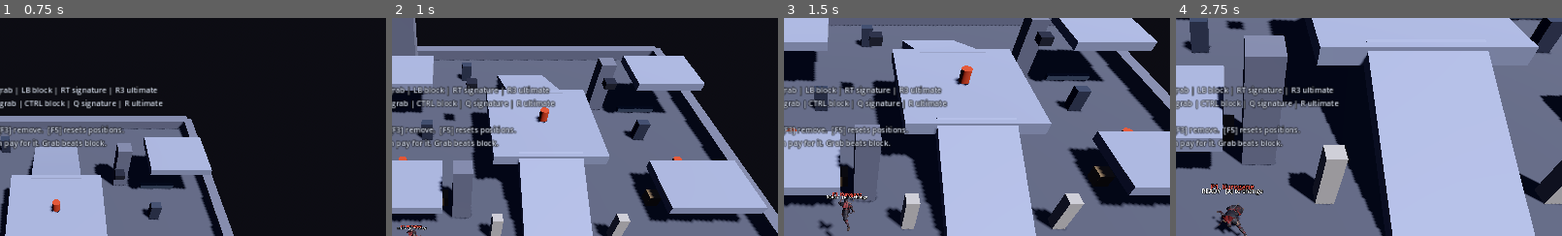
Above: before the commit, frames 1-4 (left to right).
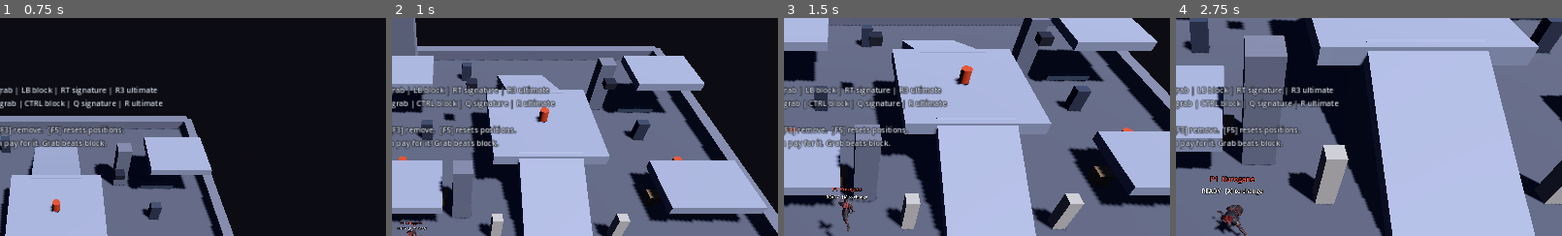
Above: after the commit, the same moments.

Repository: jacobf329/RumbleArena
Game: Godot game, scene res://scenes/main.tscn
The game is run twice, just before and just after one commit, with the same random seed, the same clock (stepped at 60 frames per second) and the same inputs.
Inputs (mouse positions are % of the whole screen's width and height, from its top left):
- Up to frame 1 (0.75 s): tap A at 0.5 s; move the mouse to (72, 45) at 0.52 s; hold D from 0.53 s (still down); tap J at 0.6 s; click (72, 45) at 0.67 s
- Up to frame 2 (1 s): keep holding D; tap Space at 0.77 s
- Up to frame 3 (1.5 s): release D at 1.25 s; tap A at 1.25 s; drag from (30, 55) to (45, 70) at 1.27 s
- Up to frame 4 (2.75 s): tap A at 2 s; move the mouse to (60, 28) at 2.02 s; hold D from 2.03 s (still down); tap L at 2.1 s
The pictures show only the part of the screen within x 43-92%, y 8-58%; the shares and areas given below are measured in that part.

Frame 1 is identical in both runs. In frame 2, 0.1% of the frame differs, in the area x 2-8%, y 93-97%; in frame 3, 0.2%; in frame 4, 0.5%, in the area x 8-21%, y 72-80%.

Commit message:
Add a jump kick and a slam, and make throwing discoverable
Air attacks. Light in the air is a jump kick that carries you forward --
further still if you were already running, since the lunge adds to the
momentum you brought. Heavy in the air is a slam: it fires you at the
floor rather than dropping you toward it, and bursts on landing, catching
anyone standing near the impact. It holds its active window open for the
whole descent, so a dive whose target moved is still a live attack
instead of a fighter falling with an animation attached.

The kick's forward drive was eaten by attack drift on the first attempt:
5.2 m/s of lunge became half a metre of travel. Attack drift exists to
stop a grounded fighter sliding out of a lunge, and in the air it just
deletes the jump-in. An airborne step now keeps its momentum, reusing the
protection the grapple arc and Dragnet's haul already needed. Third time
that trap has come up; first time the fix was already there to reach for.

Throwing had been fixed once and still read as broken, for two reasons
that had nothing to do with the throw itself:

- The prompt named the action and never the button. "Throw Concrete
  Pillar" says something is possible without saying how. It now reads
  "[B] Throw Concrete Pillar", asked of the seat's own device rather than
  hardcoded -- four seats can be on four different devices at once, and
  naming the wrong button is worse than naming none.
- Character select covered it entirely. The select prompt won outright
  over the interaction prompt, so for the whole warm-up -- exactly when
  people first pick something up -- the "Throw" line was never on screen.
  They share the space now, contextual line first, with the nameplate
  moved up to make room for two lines.

391 checks, all passing.

Co-Authored-By: Claude Opus 5 <noreply@anthropic.com>
Claude-Session: https://claude.ai/code/session_0177hfthTKWw62KhSYcCm94J

Diff:
--- a/scenes/fighter.tscn
+++ b/scenes/fighter.tscn
@@ -36,7 +36,7 @@
 transform = Transform3D(-1, 0, 0, 0, 1, 0, 0, 0, -1, 0, 0, 0)
 
 [node name="Nameplate" type="Label3D" parent="."]
-transform = Transform3D(1, 0, 0, 0, 1, 0, 0, 0, 1, 0, 2.25, 0)
+transform = Transform3D(1, 0, 0, 0, 1, 0, 0, 0, 1, 0, 2.62, 0)
 pixel_size = 0.0035
 billboard = 1
 no_depth_test = true
--- a/src/characters/fighter.gd
+++ b/src/characters/fighter.gd
@@ -36,6 +36,8 @@
 const INTERACT_REACH := 1.7
 ## How much control an attack leaves you: almost none.
 const ATTACK_DRIFT_DRAG := 30.0
+## How long an airborne lunge keeps the momentum it was given.
+const AIR_STEP_PROTECT_TICKS := 16
 
 signal damaged(result: HitResult)
 signal defeated()
@@ -306,20 +308,45 @@
 func _update_prompt() -> void:
 	if _prompt == null:
 		return
-	if select_prompt != "":
-		_prompt.text = select_prompt
-		_prompt.modulate = Color(1, 1, 1) if select_prompt.begins_with("READY") \
-			else Color(0.86, 0.9, 1.0)
-	elif carried != null:
-		_prompt.text = "Throw %s" % carried.display_name
-		_prompt.modulate = Color(0.85, 0.95, 1.0)
+
+	# Interaction goes above character select rather than instead of it. Select
+	# used to win outright, which meant that through the whole warm-up -- exactly
+	# when people are picking things up for the first time -- the "Throw" line was
+	# never on screen at all. Two lines, contextual first: what is in front of you
+	# right now beats a reminder of a menu that has not changed.
+	var lines: Array[String] = []
+	var colour := Color(0.86, 0.9, 1.0)
+
+	if carried != null:
+		lines.append("%sThrow %s" % [_interact_hint(), carried.display_name])
+		colour = Color(0.85, 0.95, 1.0)
 	elif interaction_target != null:
-		_prompt.text = interaction_target.prompt_text(self)
+		var allowed: bool = interaction_target.can_use(self)
+		lines.append("%s%s" % [
+			_interact_hint() if allowed else "",
+			interaction_target.prompt_text(self),
+		])
 		# Refusals are dimmed rather than hidden: learning what you cannot do is
 		# how you learn what the other ninjas can.
-		_prompt.modulate = Color(0.9, 1.0, 0.9) if interaction_target.can_use(self) 			else Color(0.62, 0.60, 0.58)
-	else:
-		_prompt.text = ""
+		colour = Color(0.9, 1.0, 0.9) if allowed else Color(0.62, 0.60, 0.58)
+
+	if select_prompt != "":
+		lines.append(select_prompt)
+		if lines.size() == 1:
+			colour = Color(1, 1, 1) if select_prompt.begins_with("READY") else Color(0.86, 0.9, 1.0)
+
+	_prompt.text = "\n".join(lines)
+	_prompt.modulate = colour
+
+
+
+## The button this seat presses to interact, as "[B] ". Empty for a bot, and
+## empty when the seat has no device -- a prompt should never invent a button.
+func _interact_hint() -> String:
+	if slot == null or slot.source == null:
+		return ""
+	var hint := slot.source.button_hint(InputFrame.Action.INTERACT)
+	return "[%s] " % hint if hint != "" else ""
 
 
 ## Attacks drive their own clip from begin_attack; reactions hold whatever pose
@@ -528,6 +555,12 @@
 ## actually goes where it was aimed.
 func apply_launch(launch_velocity: Vector3, ticks: int) -> void:
 	velocity = launch_velocity
+	protect_momentum(ticks)
+
+
+## Keeps the damping systems off whatever the fighter is already doing, without
+## replacing it.
+func protect_momentum(ticks: int) -> void:
 	_launch_ticks = maxi(_launch_ticks, ticks)
 
 
@@ -557,6 +590,12 @@
 	var step := get_facing_direction() * distance
 	velocity.x += step.x
 	velocity.z += step.z
+	if not is_on_floor():
+		# Attack drift exists to stop a grounded fighter sliding out of a lunge,
+		# and on the floor that is right. In the air it simply deletes the
+		# jump-in: a kick authored to cross five metres travelled half of one,
+		# because 30 m/s^2 of drag had the whole arc to work with.
+		protect_momentum(AIR_STEP_PROTECT_TICKS)
 
 
 func face_movement(direction: Vector3, delta: float) -> void:
@@ -860,6 +899,49 @@
 	power = minf(power + attack.power_gain, max_power)
 	apply_hitstop(result.hitstop_ticks)
 	return true
+
+
+## A slam landing: everything close enough to the impact is thrown off its feet.
+##
+## Separate from the move's own hitbox because the two answer different
+## questions -- the hitbox is what you caught on the way down, this is what the
+## floor does when you arrive. A dive that connects mid-air does both.
+func slam_impact(attack: AttackDef) -> void:
+	for node in get_tree().get_nodes_in_group(&"fighters"):
+		var victim := node as Fighter
+		if victim == null or victim == self or victim.is_eliminated:
+			continue
+		if victim.is_invulnerable():
+			continue
+		var offset := victim.global_position - global_position
+		var flat := Vector3(offset.x, 0.0, offset.z)
+		if flat.length() > attack.slam_radius or absf(offset.y) > 2.4:
+			continue
+		if flat.length_squared() < 0.01:
+			flat = get_facing_direction()
+
+		var radians := deg_to_rad(attack.slam_launch_angle)
+		var direction := (flat.normalized() * cos(radians) + Vector3.UP * sin(radians)).normalized()
+		var scale := CombatMath.offense(character_def.stat_strength) \
+			/ CombatMath.defense(victim.character_def.stat_toughness)
+
+		var result := HitResult.new()
+		result.attacker = self
+		result.attack = attack
+		result.damage = attack.slam_damage * CombatMath.offense(character_def.stat_strength)
+		result.knockback = direction * attack.slam_knockback * scale
+		result.hitstun_ticks = attack.slam_hitstun
+		result.hitstop_ticks = 8
+		result.position = victim.global_position + Vector3.UP
+		victim.take_hit(result)
+		power = minf(power + attack.power_gain, max_power)
+
+	HitSpark.spawn(get_tree().current_scene, global_position + Vector3.UP * 0.25,
+		Color(1.0, 0.85, 0.55), attack.slam_damage * 1.4)
+	apply_hitstop(6)
+	var camera := get_viewport().get_camera_3d() as ArenaCamera
+	if camera != null:
+		camera.add_shake(0.55)
 
 
 func take_hit(result: HitResult) -> void:
--- a/src/characters/states/attack_state.gd
+++ b/src/characters/states/attack_state.gd
@@ -18,6 +18,8 @@
 ## The fighter currently held by a grab, if this move is one.
 var _grabbed: Node = null
 var _fired := false
+## A slam that has been launched and has not hit the ground yet.
+var _slam_pending := false
 
 
 func get_id() -> StringName:
@@ -43,6 +45,7 @@
 	_hit_targets.clear()
 	_grabbed = null
 	_fired = false
+	_slam_pending = _attack.slams_on_landing and not fighter.is_on_floor()
 	fighter.attacks_started += 1
 	fighter.begin_attack(_attack, _on_beat, _startup, _active + _recovery)
 
@@ -56,6 +59,11 @@
 	if _tick == _startup and not _stepped:
 		_stepped = true
 		fighter.apply_step(_attack.step_forward)
+		if _attack.dive_speed > 0.0 and not fighter.is_on_floor():
+			# Straight down, horizontal momentum discarded. A slam you could
+			# steer mid-descent would be a better approach tool than the jump
+			# kick, which is the move that is supposed to cover ground.
+			fighter.velocity = Vector3(0.0, -_attack.dive_speed, 0.0)
 
 	# Cast before resolving hits, not after. The other way round, the finisher's
 	# own connect credited power on the same tick the cost was checked, so the
@@ -72,6 +80,15 @@
 
 	if _grabbed != null:
 		_carry_grabbed()
+
+	if _slam_pending and _tick >= _startup:
+		if fighter.is_on_floor():
+			_slam_pending = false
+			fighter.slam_impact(_attack)
+		else:
+			# Pinned to the first active frame, so the hitbox stays live the
+			# whole way down instead of the move timing out in the air.
+			_tick = _startup
 
 	_tick += 1
 
--- a/src/combat/attack_def.gd
+++ b/src/combat/attack_def.gd
@@ -47,6 +47,20 @@
 @export var fireball_damage: float = 11.0
 @export var fireball_speed: float = 13.0
 @export var fireball_knockback: float = 8.0
+
+@export_group("Aerial")
+## Downward speed driven into the fighter as the hitbox opens. A slam does not
+## fall, it is fired at the floor.
+@export var dive_speed: float = 0.0
+## Holds the active window open for the whole descent and bursts on impact,
+## rather than expiring in mid-air. Without this a dive whose target moved is
+## just a fighter falling with a recovery animation attached.
+@export var slams_on_landing: bool = false
+@export var slam_radius: float = 3.0
+@export var slam_damage: float = 9.0
+@export var slam_knockback: float = 11.0
+@export var slam_launch_angle: float = 46.0
+@export var slam_hitstun: int = 30
 
 @export_group("Grab")
 ## Seizes the victim rather than striking them: ignores blocking, holds them
--- a/src/combat/movesets/standard.tres
+++ b/src/combat/movesets/standard.tres
@@ -130,51 +130,58 @@
 
 [sub_resource type="Resource" id="AirLight"]
 script = ExtResource("2_attack")
-display_name = "Air Slash"
+display_name = "Jump Kick"
 ticks_startup = 6
-ticks_active = 4
+ticks_active = 5
 ticks_recovery = 12
-damage = 6.0
-knockback = 5.5
-launch_angle = 18.0
-ticks_hitstun = 22
+damage = 7.0
+knockback = 7.0
+launch_angle = 14.0
+ticks_hitstun = 24
 ticks_hitstop = 5
 power_gain = 7.0
-step_forward = 0.0
-halts_fall = false
-hitbox_size = Vector3(1.3, 1.2, 1.6)
-hitbox_offset = Vector3(0, 0.9, -1.0)
-animation = &"punch_combo"
-animation_start = 1.8
-animation_impact = 2.03
-animation_end = 2.3
+step_forward = 5.2
+halts_fall = true
+hitbox_size = Vector3(1.3, 1.2, 2.0)
+hitbox_offset = Vector3(0, 0.85, -1.15)
+animation = &"roundhouse_kick"
+animation_start = 0.55
+animation_impact = 0.95
+animation_end = 1.5
 rhythm_window_ticks = 7
 cancel_window_start = 3
 cancel_requires_hit = false
 
 [sub_resource type="Resource" id="AirHeavy"]
 script = ExtResource("2_attack")
-display_name = "Dive Spike"
-ticks_startup = 12
-ticks_active = 5
-ticks_recovery = 18
-damage = 12.0
-knockback = 13.0
-launch_angle = -52.0
+display_name = "Slam"
+ticks_startup = 10
+ticks_active = 4
+ticks_recovery = 26
+damage = 11.0
+knockback = 12.0
+launch_angle = -58.0
 ticks_hitstun = 34
 ticks_hitstop = 9
 power_gain = 12.0
 step_forward = 0.0
-halts_fall = true
-hitbox_size = Vector3(1.4, 1.4, 1.6)
-hitbox_offset = Vector3(0, 0.7, -1.0)
-animation = &"double_kick"
-animation_start = 1.9
-animation_impact = 2.4
-animation_end = 2.63
+halts_fall = false
+hitbox_size = Vector3(1.5, 1.8, 1.5)
+hitbox_offset = Vector3(0, 0.6, -0.5)
+animation = &"spin_jump"
+animation_start = 0.9
+animation_impact = 1.5
+animation_end = 2.3
 rhythm_window_ticks = 8
 cancel_window_start = 6
 cancel_requires_hit = true
+dive_speed = 26.0
+slams_on_landing = true
+slam_radius = 3.2
+slam_damage = 9.0
+slam_knockback = 12.0
+slam_launch_angle = 48.0
+slam_hitstun = 32
 
 [sub_resource type="Resource" id="Grab"]
 script = ExtResource("2_attack")
--- a/src/core/character_select.gd
+++ b/src/core/character_select.gd
@@ -54,7 +54,9 @@
 
 ## What this seat should be showing above its fighter right now.
 func prompt_for(slot: PlayerSlot) -> String:
-	if _match == null or _match.phase != MatchManager.Phase.WAITING:
+	# Honours `enabled` as well as the phase: a suite that has switched select
+	# off should not still be told to advertise it.
+	if not enabled or _match == null or _match.phase != MatchManager.Phase.WAITING:
 		return ""
 	if slot.is_ready:
 		return "READY   [A] to change"
--- a/src/input/gamepad_input_source.gd
+++ b/src/input/gamepad_input_source.gd
@@ -105,6 +105,24 @@
 	Input.stop_joy_vibration(device)
 
 
+const BUTTON_NAMES := {
+	InputFrame.Action.JUMP: "A",
+	InputFrame.Action.LIGHT: "X",
+	InputFrame.Action.HEAVY: "Y",
+	InputFrame.Action.GRAB: "B",
+	InputFrame.Action.INTERACT: "B",
+	InputFrame.Action.BLOCK: "LB",
+	InputFrame.Action.LAUNCHER: "RB",
+	InputFrame.Action.ULTIMATE: "R3",
+	InputFrame.Action.DODGE: "LT",
+	InputFrame.Action.SIGNATURE: "RT",
+}
+
+
+func button_hint(action: InputFrame.Action) -> String:
+	return BUTTON_NAMES.get(action, "")
+
+
 func get_display_name() -> String:
 	var pad_name := Input.get_joy_name(device)
 	return pad_name if pad_name != "" else "Gamepad %d" % device
--- a/src/input/input_source.gd
+++ b/src/input/input_source.gd
@@ -27,6 +27,18 @@
 	return "Unassigned"
 
 
+## What this device calls the button for an action, for prompts like
+## "[B] Throw Concrete Pillar".
+##
+## Asked of the source rather than hardcoded in the HUD because four seats can
+## be on four different devices at once, and a prompt that named the wrong
+## button would be worse than naming none -- which is what it did before, and is
+## how you end up with a player who can pick things up and has no idea they can
+## put them down again.
+func button_hint(_action: InputFrame.Action) -> String:
+	return ""
+
+
 func get_device_id() -> int:
 	return KEYBOARD_DEVICE
 
--- a/src/input/keyboard_input_source.gd
+++ b/src/input/keyboard_input_source.gd
@@ -39,6 +39,24 @@
 		- (1.0 if Input.is_physical_key_pressed(negative) else 0.0)
 
 
+const KEY_NAMES := {
+	InputFrame.Action.JUMP: "SPACE",
+	InputFrame.Action.LIGHT: "J",
+	InputFrame.Action.HEAVY: "K",
+	InputFrame.Action.GRAB: "U",
+	InputFrame.Action.INTERACT: "E",
+	InputFrame.Action.BLOCK: "CTRL",
+	InputFrame.Action.LAUNCHER: "L",
+	InputFrame.Action.ULTIMATE: "R",
+	InputFrame.Action.DODGE: "SHIFT",
+	InputFrame.Action.SIGNATURE: "Q",
+}
+
+
+func button_hint(action: InputFrame.Action) -> String:
+	return KEY_NAMES.get(action, "")
+
+
 func get_display_name() -> String:
 	return "Keyboard"
 
--- a/tests/m2_combat_test.gd
+++ b/tests/m2_combat_test.gd
@@ -87,6 +87,13 @@
 	await _test_grapple_line_finds_high_ground(yamabuki, kurogane)
 	await _test_dragnet_hauls_everyone_in(yamabuki)
 	_test_every_pickable_ninja_has_a_full_kit()
+
+	_section("In the air")
+	await _test_a_jump_kick_carries_you_forward(kurogane, yamabuki)
+	await _test_a_slam_drives_you_at_the_floor(kurogane, yamabuki)
+	await _test_a_slam_stays_live_all_the_way_down(kurogane, yamabuki)
+	await _test_landing_a_slam_shakes_everyone_off_their_feet(kurogane, yamabuki)
+	await _test_air_moves_need_air(kurogane, yamabuki)
 
 	_section("Rhythm")
 	_test_animation_data_is_sane(kurogane)
@@ -680,6 +687,122 @@
 	for node in turrets:
 		(node as HackableTurret).controller = null
 	await _ticks(40)
+
+
+# --- In the air ---
+
+## The jump kick is the approach tool: it should cover ground, which is the
+## whole reason to use it over waiting to land.
+func _test_a_jump_kick_carries_you_forward(attacker: Fighter, victim: Fighter) -> void:
+	await _stage(attacker, victim, 5.0)
+	await _clear_of_the_stage(victim)
+	attacker.velocity = Vector3(0, 9.0, 0)
+	await _ticks(6)
+	_check(not attacker.is_on_floor(), "airborne for the kick")
+
+	var before := attacker.global_position
+	_tap(_source(attacker), InputFrame.Action.LIGHT)
+	await _ticks(3)
+	_check(attacker.get_state_id() == FighterState.ATTACK, "the kick comes out in the air")
+	await _ticks(20)
+
+	var travelled := Vector2(attacker.global_position.x - before.x,
+		attacker.global_position.z - before.z).length()
+	_check(travelled > 1.0, "it carries you forward (%.1f m)" % travelled)
+	await _ticks(40)
+
+
+## A slam is fired at the floor, not dropped toward it.
+func _test_a_slam_drives_you_at_the_floor(attacker: Fighter, victim: Fighter) -> void:
+	await _stage(attacker, victim, 5.0)
+	await _clear_of_the_stage(victim)
+	attacker.velocity = Vector3(0, 11.0, 0)
+	await _ticks(10)
+	var apex := attacker.global_position.y
+	_check(not attacker.is_on_floor(), "airborne for the slam")
+
+	_tap(_source(attacker), InputFrame.Action.HEAVY)
+	var fastest := 0.0
+	for i in 40:
+		await get_tree().physics_frame
+		fastest = maxf(fastest, -attacker.velocity.y)
+		if attacker.is_on_floor():
+			break
+
+	var slam: AttackDef = attacker.move_set.air_heavy
+	_check(fastest >= slam.dive_speed * 0.9,
+		"it drives downward at %.0f m/s, not a fall (dive is %.0f)"
+			% [fastest, slam.dive_speed])
+	_check(attacker.global_position.y < apex - 1.0, "and it arrives")
+	await _ticks(40)
+
+
+## The point of holding the window open: a dive whose target moved should still
+## be a live attack all the way down, not a fighter falling with an animation.
+func _test_a_slam_stays_live_all_the_way_down(attacker: Fighter, victim: Fighter) -> void:
+	await _stage(attacker, victim, 5.0)
+	await _clear_of_the_stage(victim)
+	attacker.global_position = Vector3(STAGE.x, 7.0, STAGE.z)
+	attacker.velocity = Vector3.ZERO
+	await _ticks(4)
+
+	_tap(_source(attacker), InputFrame.Action.HEAVY)
+	# Put the victim underneath partway through the descent, well after the
+	# authored active window would have closed on its own.
+	var caught := false
+	var health := victim.health
+	for i in 60:
+		await get_tree().physics_frame
+		if i == 24:
+			victim.global_position = Vector3(attacker.global_position.x, 0.3, attacker.global_position.z)
+			victim.velocity = Vector3.ZERO
+		if victim.health < health - 0.01:
+			caught = true
+			break
+	_check(caught, "somebody who walks under a slam mid-descent still gets hit")
+	await _ticks(50)
+	await _clear_of_the_stage(victim)
+
+
+func _test_landing_a_slam_shakes_everyone_off_their_feet(attacker: Fighter, victim: Fighter) -> void:
+	await _stage(attacker, victim, 5.0)
+	attacker.global_position = Vector3(STAGE.x, 6.0, STAGE.z)
+	attacker.velocity = Vector3.ZERO
+	# Beside the impact, not under it: this measures the floor burst rather than
+	# the falling hitbox.
+	var slam: AttackDef = attacker.move_set.air_heavy
+	victim.global_position = STAGE + Vector3(slam.slam_radius * 0.7, 0, 0)
+	victim.velocity = Vector3.ZERO
+	victim.health = victim.max_health
+	await _ticks(4)
+
+	var health := victim.health
+	_tap(_source(attacker), InputFrame.Action.HEAVY)
+	for i in 70:
+		await get_tree().physics_frame
+		if attacker.is_on_floor() and attacker.get_state_id() == FighterState.ATTACK:
+			break
+	await _ticks(4)
+
+	_check(victim.health < health,
+		"the landing catches somebody standing beside it (%.1f -> %.1f)"
+			% [health, victim.health])
+	_check(victim.get_state_id() in [FighterState.HITSTUN, FighterState.KNOCKDOWN],
+		"and puts them in stun (%s)" % victim.get_state_id())
+	await _ticks(60)
+	await _clear_of_the_stage(victim)
+
+
+## On the ground the same buttons are the ground moves. An air move that came
+## out standing still would make the light chain unreachable.
+func _test_air_moves_need_air(attacker: Fighter, victim: Fighter) -> void:
+	await _stage(attacker, victim, 2.0)
+	_check(attacker.is_on_floor(), "standing on the floor")
+	_tap(_source(attacker), InputFrame.Action.HEAVY)
+	await _ticks(4)
+	_check(attacker.pending_attack != attacker.move_set.air_heavy,
+		"HEAVY on the ground is the ground heavy, not the slam")
+	await _ticks(60)
 
 
 # --- Jinsoku ---
@@ -990,6 +1113,15 @@
 
 ## Puts two fighters face to face on open floor with clean state, and parks
 ## everyone else back on their spawn so a bystander cannot wander into a hitbox.
+## Puts somebody well out of the way, for checks that are about one fighter.
+func _clear_of_the_stage(fighter: Fighter) -> void:
+	fighter.global_position = STAGE + Vector3(0, 0, -9.0)
+	fighter.velocity = Vector3.ZERO
+	_source(fighter).release_all()
+	_source(fighter).move = Vector2.ZERO
+	await _ticks(4)
+
+
 func _stage(attacker: Fighter, victim: Fighter, gap := GAP,
 		facing := Vector3.FORWARD) -> void:
 	for fighter: Fighter in _fighters:
--- a/tests/m3_interaction_test.gd
+++ b/tests/m3_interaction_test.gd
@@ -36,6 +36,7 @@
 	await _test_carrying_prevents_attacking()
 	await _test_a_thrown_pillar_hurts()
 	await _test_the_pad_button_lifts_and_throws()
+	await _test_the_prompt_names_the_button()
 	await _test_dying_returns_what_you_carried()
 	await _test_the_strength_ladder_has_no_gaps()
 
@@ -204,6 +205,47 @@
 		"and that one does not swing either")
 	await _ticks(40)
 	await _park(_kurogane)
+
+
+## A prompt that says what you can do and not which button does it is how you
+## end up with a player who can pick things up and has no idea they can put them
+## down again. The hint comes from the seat's own device, because four seats can
+## be on four different devices at once and naming the wrong button is worse
+## than naming none.
+func _test_the_prompt_names_the_button() -> void:
+	var pillar := _pillar()
+	pillar.release()
+	await _stand_at(_kurogane, pillar)
+
+	var pad := GamepadInputSource.new(0)
+	var keys := KeyboardInputSource.new()
+	_check(pad.button_hint(InputFrame.Action.INTERACT) == "B",
+		"a pad calls interact B")
+	_check(keys.button_hint(InputFrame.Action.INTERACT) == "E",
+		"a keyboard calls it E")
+
+	# The seat here is scripted, which is neither, so it must not invent one.
+	_check(_source(_kurogane).button_hint(InputFrame.Action.INTERACT) == "",
+		"a source with no buttons offers no hint")
+
+	# Swap in a real device and the prompt should say so, both offered and held.
+	var original := _kurogane.slot.source
+	_kurogane.slot.source = pad
+	await _ticks(2)
+	var offered := _kurogane.get_node("Prompt") as Label3D
+	_check(offered.text.begins_with("[B] "),
+		"the lift prompt names the button: '%s'" % offered.text)
+
+	_kurogane.carried = pillar
+	pillar.carrier = _kurogane
+	await _ticks(2)
+	_check(offered.text.begins_with("[B] Throw"),
+		"and so does the throw prompt: '%s'" % offered.text)
+
+	pillar.release()
+	_kurogane.carried = null
+	_kurogane.slot.source = original
+	await _ticks(4)
 
 
 func _test_dying_returns_what_you_carried() -> void:
--- /dev/null
+++ b/tools/capture_prompt.gd
@@ -0,0 +1,61 @@
+## Dev tool: what the prompt above a fighter actually says, before the bell.
+extends Node
+
+const MAIN_SCENE := preload("res://scenes/main.tscn")
+
+var _out := "/tmp"
+
+
+func _ready() -> void:
+	var args := OS.get_cmdline_user_args()
+	if args.size() > 0:
+		_out = args[0]
+
+	var main: Node3D = MAIN_SCENE.instantiate()
+	add_child(main)
+	await get_tree().physics_frame
+	PlayerManager.join_enabled = false
+	(main.get_node("Match") as MatchManager).auto_start = false
+	(main.get_node("HUD/DebugHUD") as Control).hide()
+
+	var slot: PlayerSlot = PlayerManager.slots[0]
+	# A real pad, so the prompt has a real button to name.
+	slot.source = GamepadInputSource.new(0)
+	PlayerManager.player_joined.emit(slot)
+	await get_tree().physics_frame
+	var fighter := slot.fighter as Fighter
+
+	var lens := Camera3D.new()
+	lens.fov = 42.0
+	add_child(lens)
+
+	var pillar := main.get_node("Arena/Interactables/PillarWest") as Liftable
+	var ground := pillar.global_position
+	ground.y = 0.3
+	fighter.global_position = ground + Vector3(0, 0, 1.15)
+	fighter.snap_facing(Vector3(0, 0, -1))
+	await _wait(20)
+	lens.global_position = ground + Vector3(3.4, 2.4, 4.4)
+	lens.look_at(ground + Vector3(0, 1.9, 0), Vector3.UP)
+	lens.make_current()
+	print("offered: %s" % fighter.get_node("Prompt").text.replace("\n", " / "))
+	await _shot("prompt-lift")
+
+	# Now holding it.
+	pillar.use(fighter)
+	fighter.carried = pillar
+	await _wait(10)
+	print("carrying: %s" % fighter.get_node("Prompt").text.replace("\n", " / "))
+	await _shot("prompt-throw")
+	get_tree().quit()
+
+
+func _wait(ticks: int) -> void:
+	for i in ticks:
+		await get_tree().physics_frame
+
+
+func _shot(name: String) -> void:
+	await get_tree().process_frame
+	await RenderingServer.frame_post_draw
+	get_viewport().get_texture().get_image().save_png("%s/%s.png" % [_out, name])
--- /dev/null
+++ b/tools/capture_prompt.tscn
@@ -0,0 +1,4 @@
+[gd_scene load_steps=2 format=3]
+[ext_resource type="Script" path="res://tools/capture_prompt.gd" id="1"]
+[node name="CapturePrompt" type="Node"]
+script = ExtResource("1")
Binary file added: docs/images/m3-throw-prompt.png
Not shown, added: docs/images/m3-throw-prompt.png.import
Not shown, changed: docs/ROADMAP.md
